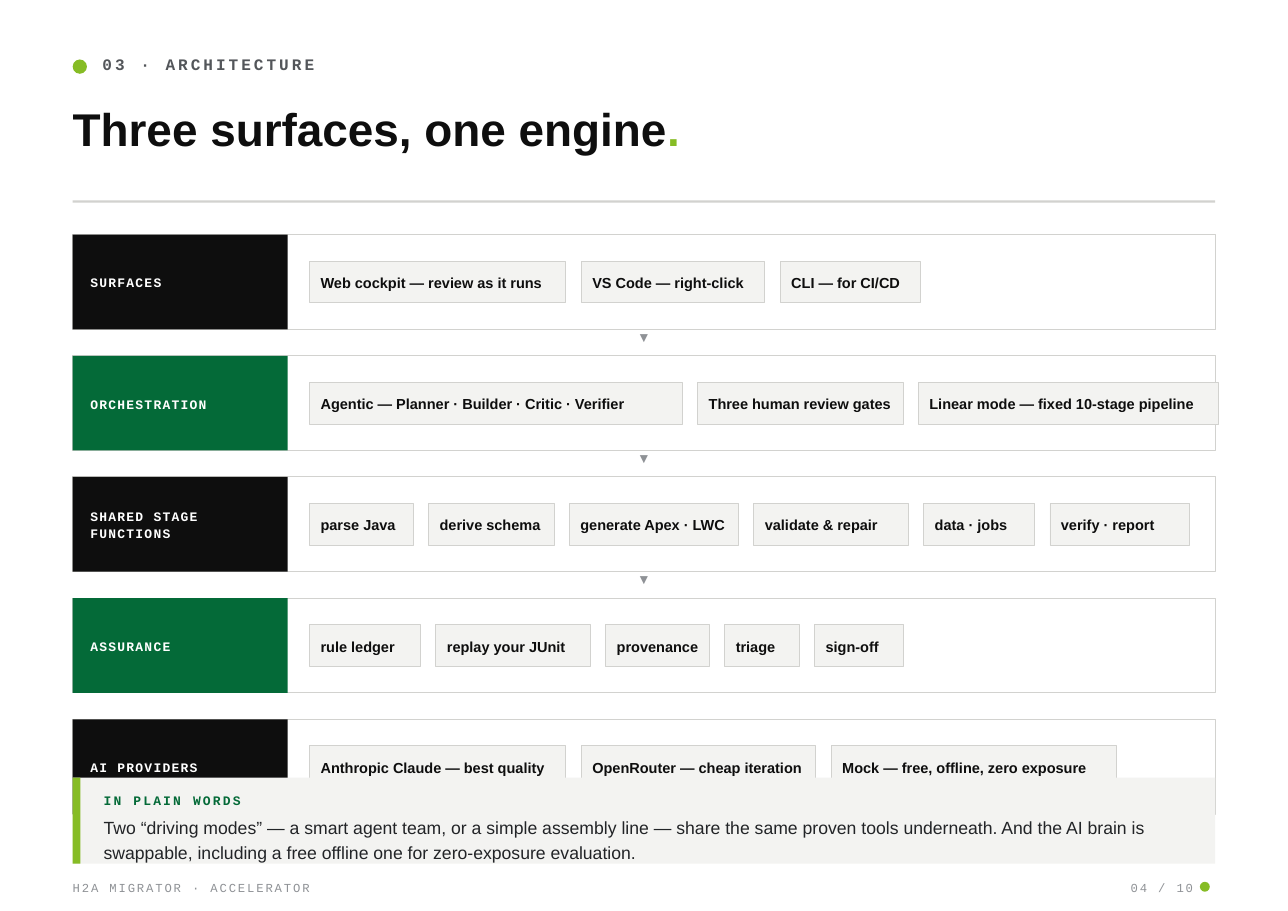
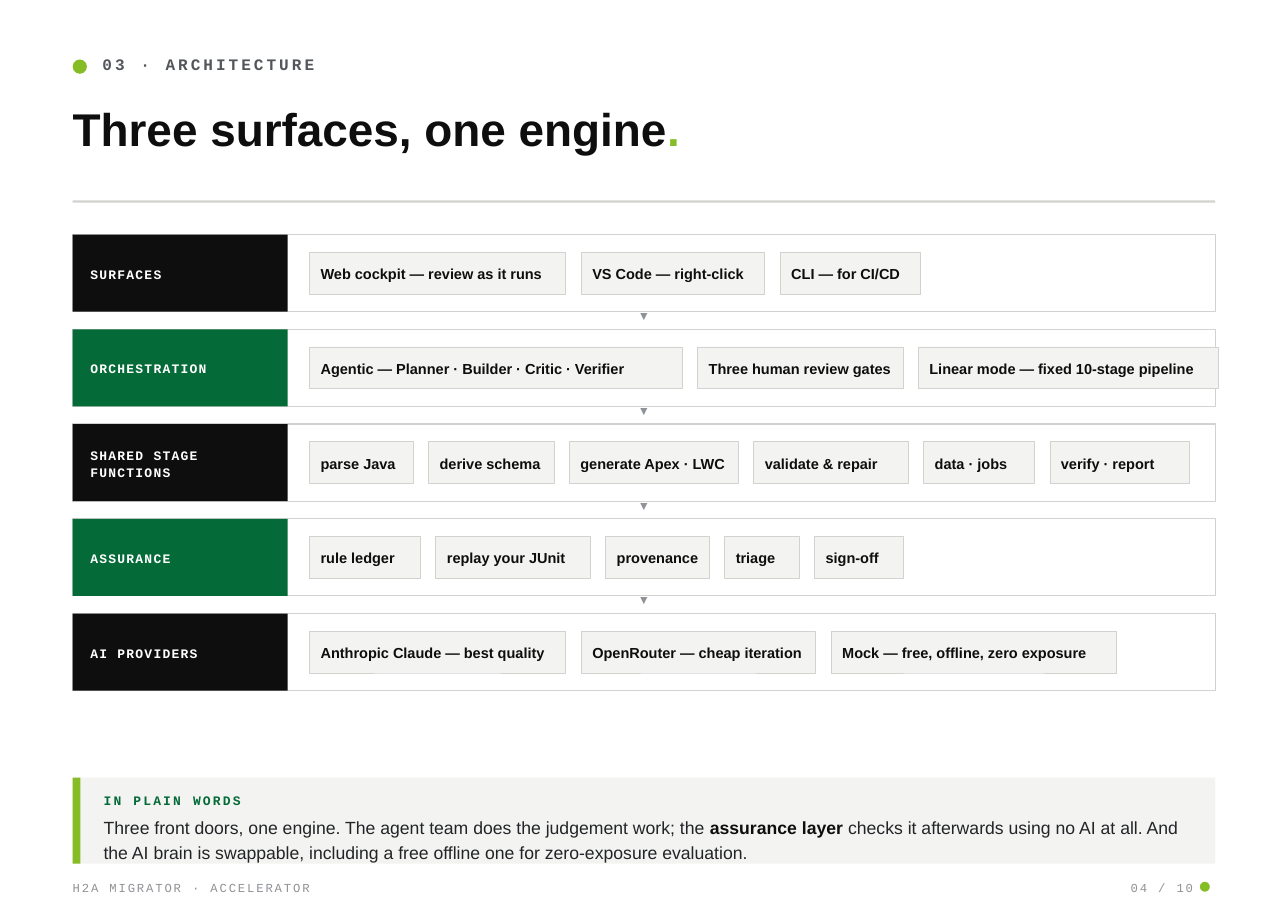
Before and after one commit to Vikaschd04/SAP_Salesforce_Migrator, a slide deck: slide 4 of docs/DEMO_DECK.pptx. Drawn at 1288x911 pixels with LibreOffice and Linux fonts; fonts in the diff are those of the drawing. Boxes give left, top, right and bottom in pixels: in the first picture for what was removed or moved away, otherwise in the second. Text is boxed around its words. In the diff, an @@ line names an element or a change of style, - is before the commit and + after.

```diff
--- a/docs/DEMO_DECK.pptx
+++ b/docs/DEMO_DECK.pptx
@@ rectangle: place and size @@
-rectangle at (73, 235, 1215, 329)
+rectangle at (73, 235, 1215, 312)
@@ rectangle: place and size @@
-rectangle at (73, 235, 288, 329)
+rectangle at (73, 235, 288, 312)
@@ text "SURFACES": place and size @@
-text "SURFACES" at (90, 278, 161, 287)
+text "SURFACES" at (90, 270, 161, 279)
@@ 3 texts, 3 rectangles: place and size @@
-3 texts, 3 rectangles at (310, 261, 920, 303)
+3 texts, 3 rectangles at (310, 252, 920, 294)
@@ text "▼": place and size @@
-text "▼" at (73, 327, 1215, 354)
+text "▼" at (73, 307, 1215, 329)
@@ rectangle: place and size @@
-rectangle at (73, 356, 1215, 451)
+rectangle at (73, 329, 1215, 407)
@@ rectangle: place and size @@
-rectangle at (73, 356, 288, 451)
+rectangle at (73, 329, 288, 407)
@@ text "ORCHESTRATION": place and size @@
-text "ORCHESTRATION" at (90, 400, 206, 409)
+text "ORCHESTRATION" at (90, 364, 206, 373)
@@ 3 texts, 3 rectangles: place and size @@
-3 texts, 3 rectangles at (310, 382, 1219, 424)
+3 texts, 3 rectangles at (310, 347, 1219, 389)
@@ text "▼": place and size @@
-text "▼" at (73, 448, 1215, 475)
+text "▼" at (73, 402, 1215, 424)
@@ rectangle: place and size @@
-rectangle at (73, 477, 1215, 572)
+rectangle at (73, 424, 1215, 501)
@@ rectangle: place and size @@
-rectangle at (73, 477, 288, 572)
+rectangle at (73, 424, 288, 501)
@@ text "SHARED STAGE FUNCTIONS": place and size @@
-text "SHARED STAGE FUNCTIONS" at (90, 512, 198, 538)
+text "SHARED STAGE FUNCTIONS" at (90, 451, 198, 477)
@@ 6 texts, 6 rectangles: place and size @@
-6 texts, 6 rectangles at (310, 504, 1190, 545)
+6 texts, 6 rectangles at (310, 442, 1190, 484)
@@ size 9 to 8 pt in 3 elements at (73, 307, 1215, 329), (73, 402, 1215, 424), (73, 497, 1215, 519) @@
@@ text "▼": place and size @@
-text "▼" at (73, 570, 1215, 596)
+text "▼" at (73, 497, 1215, 519)
@@ rectangle: place and size @@
-rectangle at (73, 598, 1215, 693)
+rectangle at (73, 519, 1215, 596)
@@ rectangle: place and size @@
-rectangle at (73, 598, 288, 693)
+rectangle at (73, 519, 288, 596)
@@ text "ASSURANCE": place and size @@
-text "ASSURANCE" at (90, 642, 170, 651)
+text "ASSURANCE" at (90, 554, 170, 563)
@@ 5 texts, 5 rectangles: place and size @@
-5 texts, 5 rectangles at (310, 625, 903, 667)
+5 texts, 5 rectangles at (310, 537, 903, 578)
@@ text added at (73, 592, 1215, 614), 8 pt, text #8F9296 @@
+▼
@@ rectangle: place and size @@
-rectangle at (73, 719, 1215, 814)
+rectangle at (73, 614, 1215, 691)
@@ rectangle: place and size @@
-rectangle at (73, 719, 288, 814)
+rectangle at (73, 614, 288, 691)
@@ text "AI PROVIDERS": place and size @@
-text "AI PROVIDERS" at (90, 763, 197, 772)
+text "AI PROVIDERS" at (90, 649, 197, 658)
@@ 3 texts, 3 rectangles: place and size @@
-3 texts, 3 rectangles at (310, 746, 1116, 788)
+3 texts, 3 rectangles at (310, 631, 1116, 673)
@@ text at (104, 821, 1178, 863): text changed @@
-Two “driving modes” — a smart agent team, or a simple assembly line — share the same proven tools underneath. And the AI brain is swappable, including a free offline one for zero-exposure evaluation.
+Three front doors, one engine. The agent team does the judgement work; the assurance layer checks it afterwards using no AI at all. And the AI brain is swappable, including a free offline one for zero-exposure evaluation.
```
Also in this commit, not shown: 5 other slides changed, 5 other files.
